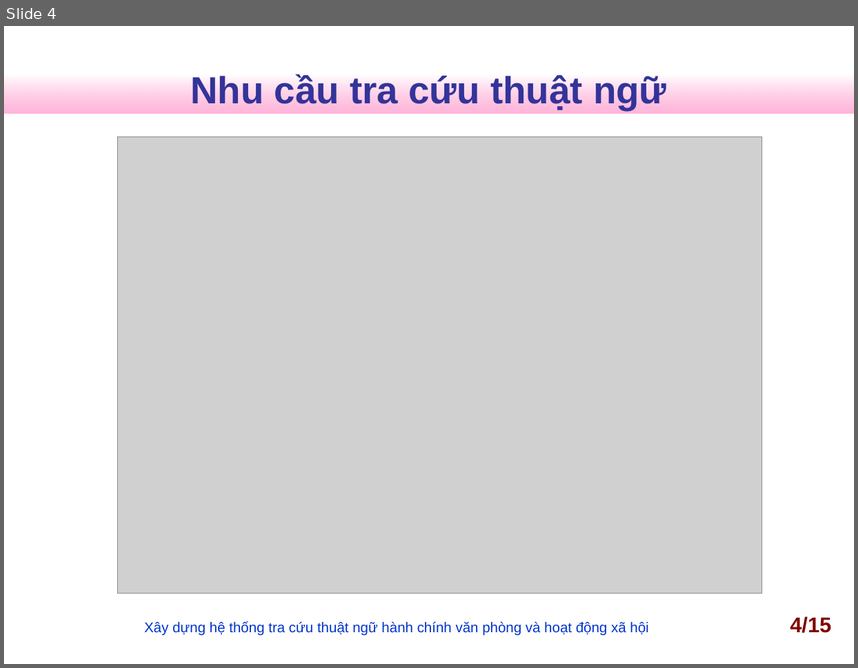
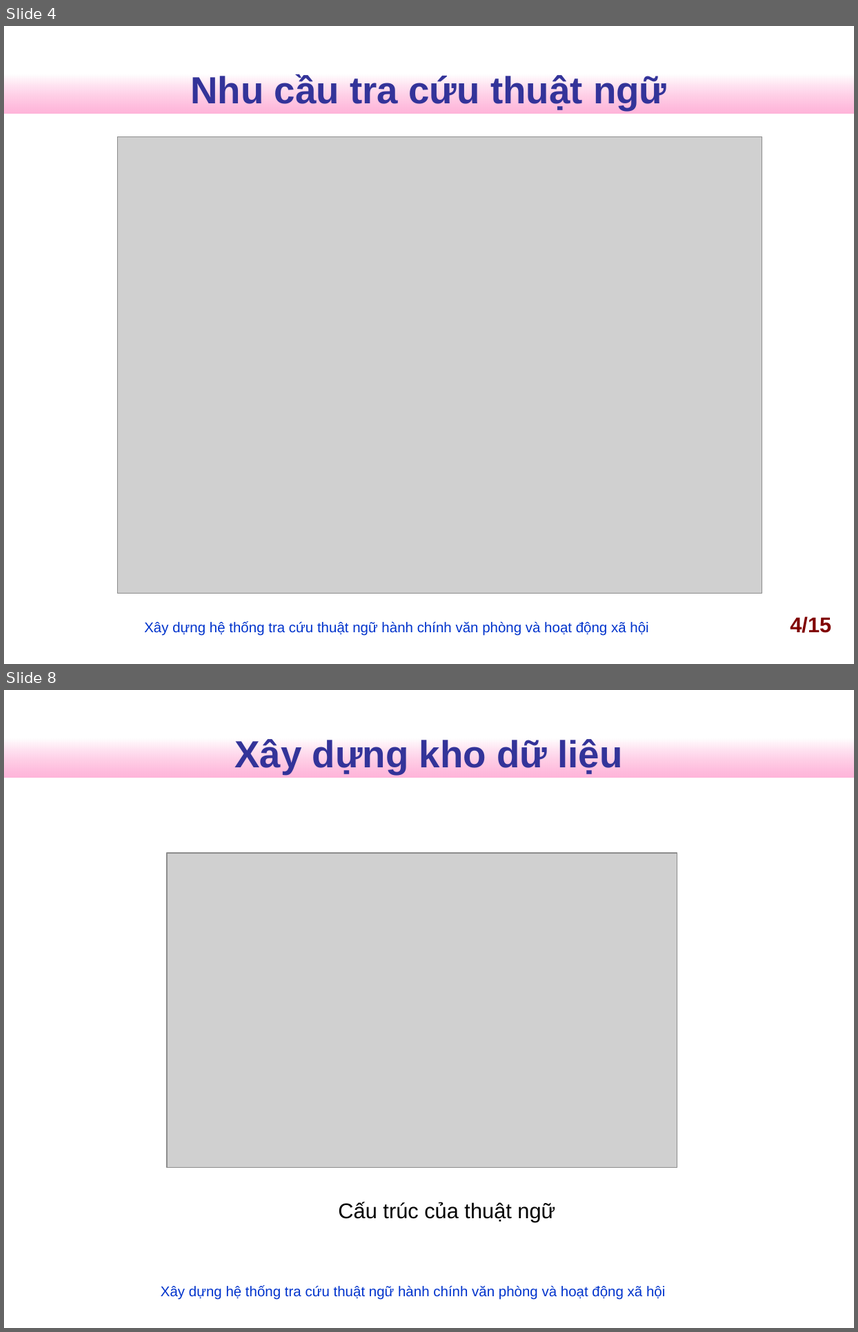
Before and after one commit to nguyentk90/tra-cuu-thuat-ngu-hanh-chinh, a slide deck: Documents/slideN2013.ppt. Shown one above the other, each under a label of ours: slide 4 before the commit, slides 4 and 8 after it; the slides between them are not shown. The pictures are 858x668 and 858x1332 pixels, drawn with LibreOffice and Linux fonts; fonts in the diff are those of the drawing; grey boxes stand for pictures; background and template pictures are left out. Boxes give left, top, right and bottom in pixels: in the first picture for what was removed or moved away, otherwise in the second. Text is boxed around its words. In the diff, an @@ line names an element or a change of style, - is before the commit and + after.

```diff
--- a/Documents/slideN2013.ppt
+++ b/Documents/slideN2013.ppt
@@ slide 8 added at <box>4,690,854,1328</box>, background #FFFFFF; not listed: 1 template element that a slide beside it also shows @@
@@ title added at <box>234,738,622,774</box>, 32 pt, text #333399, bold @@
+Xây dựng kho dữ liệu
@@ picture added at <box>168,854,677,1167</box> @@
@@ text added at <box>338,1201,555,1222</box>, 18 pt, text #000000 @@
+Cấu trúc của thuật ngữ
@@ text added at <box>161,1285,665,1299</box>, 12 pt, text #0033CC @@
+Xây dựng hệ thống tra cứu thuật ngữ hành chính văn phòng và hoạt động xã hội
```
Also in this commit, not shown: 10 slides changed, 4 other slides added, 1 slide removed, 2 other files.
